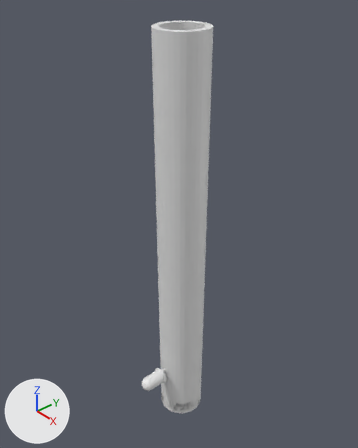
An edit to the Blender file stylus.blend, drawn before and after from the same camera.
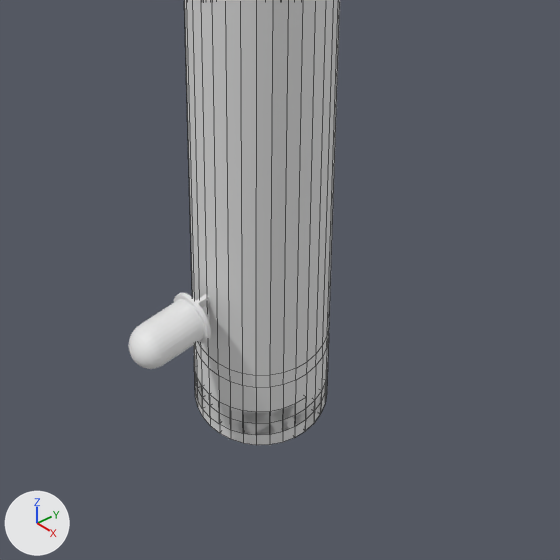
Each version is shown whole from a 50 mm camera at (10.2, -8.99, 15.51) aimed at (-0.28, 0.13, 7.04), then close up on the part from 29% to 76% of the width and 63% to 100% of the height. The lights are fixed; the arrows at lower left show +X, +Y and +Z. The close-ups show mesh edges as thin lines.

The first close-up shows 'Female.001', 'LED.001', 'battery.002'.
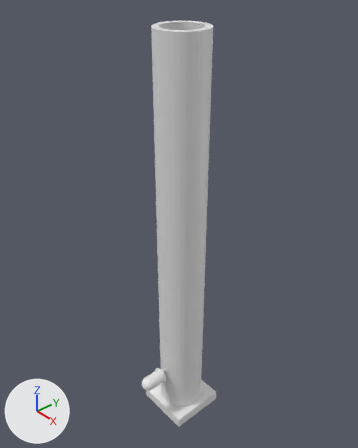
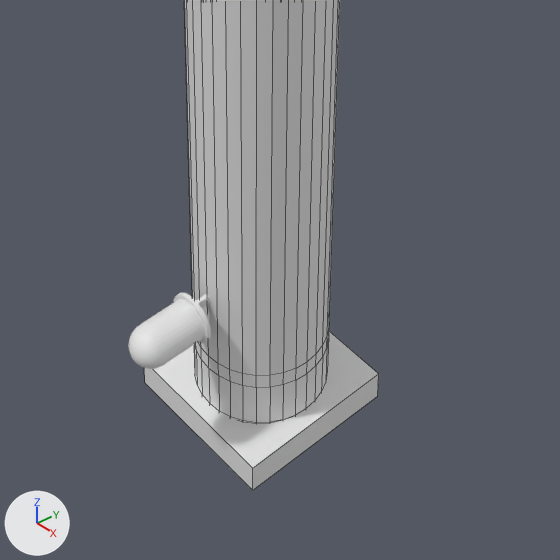
Pixel boxes [x1, y1, x2, y2] of what changed, in the close-ups (560 x 560 px):
'mask.001', added: after [144, 331, 379, 490]
'Female.001', reshaped, moved, modifiers changed (not visible afterwards): before [194, 368, 328, 435]

The edits, one by one:
Mesh me_cube_003 is new.
It is a box spanning x -1.0..1.0, y -1.0..1.0, z -1.0..-0.61.
Object 'Female.001' (ob_female_001) moves from (0.0, 0.0, -1.0) to (0.0, 0.0, -1.2).
Object 'Female.001' (ob_female_001) has a SCREW modifier named 'Screw'.
On modifier 'Screw' of object 'Female.001' (ob_female_001), iterations goes from 2 to 3.
Object 'Female.001' (ob_female_001) has a SCREW modifier named 'Screw'.
Modifier setting: use_normal_flip = True.
Object 'Female.001' (ob_female_001) gains a BOOLEAN modifier named 'Boolean'.
Modifier setting: object = ob_mask_001.
Modifier setting: operation = 'INTERSECT'.
Modifier setting: solver = 'FLOAT'.
Object 'mask.001' (ob_mask_001) is new; it shows me_cube_003.
Its location is (0.0, 0.0, 0.0).
